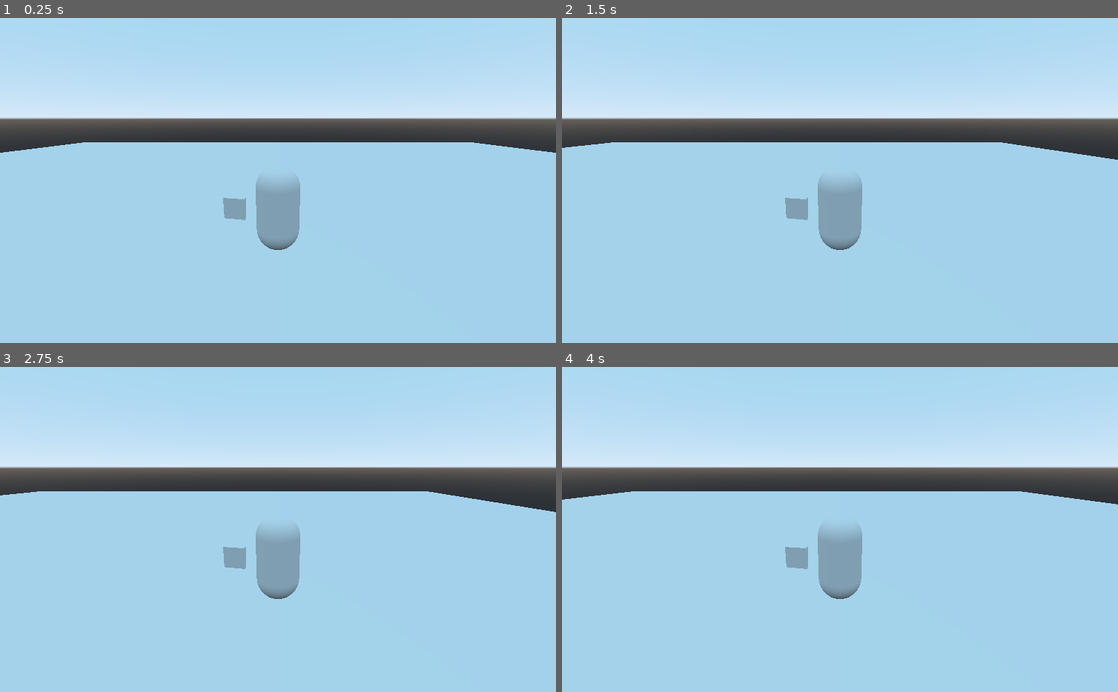
Above: before the commit, frames 1-4 (two rows, left to right).
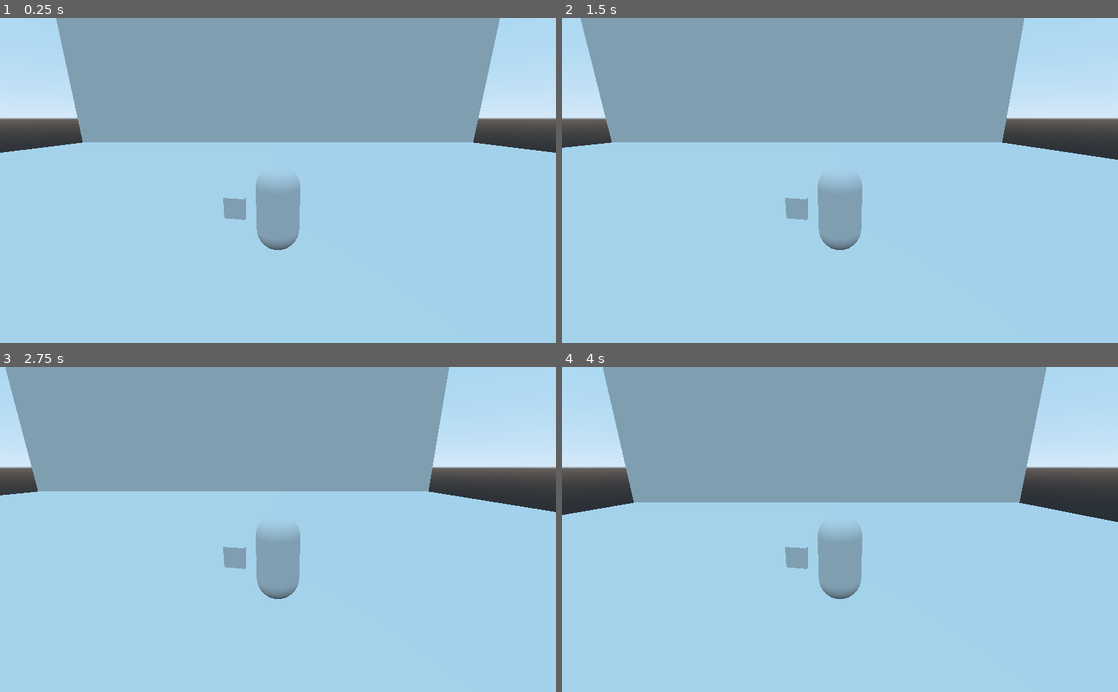
Above: after the commit, the same moments.

Repository: matgib38/Devoid
Game: Godot game, scene res://Test Level.tscn
The game is run twice, just before and just after one commit, with the same random seed, the same clock (stepped at 60 frames per second) and the same inputs. The project has no main scene, so this scene is started directly.
Inputs:
- Up to frame 1 (0.25 s): no input
- Up to frame 2 (1.5 s): tap Enter at 0.5 s; hold Right (ui_right) 0.53-1.28 s; hold Left (ui_left) from 1.28 s (still down)
- Up to frame 3 (2.75 s): release Left (ui_left) at 2.03 s; hold Right (ui_right) from 2.03 s (still down)
- Up to frame 4 (4 s): release Right (ui_right) at 2.78 s; hold Up (ui_up) 2.78-3.53 s; hold Left (ui_left) from 3.53 s (still down)

The runs differ from the first frame. In frame 1, 29% of the frame differs, in the area x 3-97%, y 0-41%; in frame 2, 29%; in frame 3, 29%; in frame 4, 32%, in the area x 0-100%, y 0-48%.

Commit message:
Added jump movement and fixed problem with infinite jump

Diff:
--- a/Movement.gd
+++ b/Movement.gd
@@ -1,8 +1,8 @@
 extends KinematicBody
 
 var gravity = 9.8
-var jump = 5
-var whatisthis = Vector3()
+var jump = 7
+
 
 export var max_speed = 10
 export var friction = 10
@@ -30,14 +30,13 @@
 		if speed > max_speed:
 			speed = max_speed
 
-	move_vector = input * speed
-	move_and_slide(move_vector)
-
+	move_vector.z = input.z * speed
+	#move_and_slide(move_vector, Vector3.UP)
 
 	if not is_on_floor():
-		whatisthis.y -= gravity * delta
+		move_vector.y -= gravity * delta
 
-	if Input.is_action_just_pressed("ui_up"):
-		whatisthis.y = jump
+	if Input.is_action_just_pressed("ui_up") and is_on_floor() :
+		move_vector.y = jump
 
-	move_and_slide(whatisthis, Vector3.UP)
+	move_and_slide(move_vector, Vector3.UP)
--- a/Player.tscn
+++ b/Player.tscn
@@ -8,8 +8,8 @@
 [sub_resource type="CapsuleMesh" id=2]
 radius = 0.5
 
-[sub_resource type="CapsuleShape" id=3]
-radius = 0.5
+[sub_resource type="BoxShape" id=3]
+extents = Vector3( 0.540276, 0.509021, 1 )
 
 [node name="Player" type="KinematicBody"]
 script = ExtResource( 1 )
--- a/Test Level.tscn
+++ b/Test Level.tscn
@@ -7,6 +7,8 @@
 
 [sub_resource type="BoxShape" id=2]
 extents = Vector3( 25, 1, 25 )
+
+[sub_resource type="ShaderMaterial" id=3]
 
 [node name="Test Level" type="Spatial"]
 
@@ -22,3 +24,14 @@
 
 [node name="CollisionShape" type="CollisionShape" parent="Floor"]
 shape = SubResource( 2 )
+
+[node name="Floor2" type="StaticBody" parent="."]
+transform = Transform( -4.37114e-08, -1, 0, 1, -4.37114e-08, 0, 0, 0, 1, 26, -1, 0 )
+
+[node name="MeshInstance" type="MeshInstance" parent="Floor2"]
+transform = Transform( 5, 0, 0, 0, 1, 0, 0, 0, 5, 0, 0, 0 )
+mesh = SubResource( 1 )
+material/0 = SubResource( 3 )
+
+[node name="CollisionShape" type="CollisionShape" parent="Floor2"]
+shape = SubResource( 2 )
Not shown: 1 places in Test Level.tscn that only renumber resources
